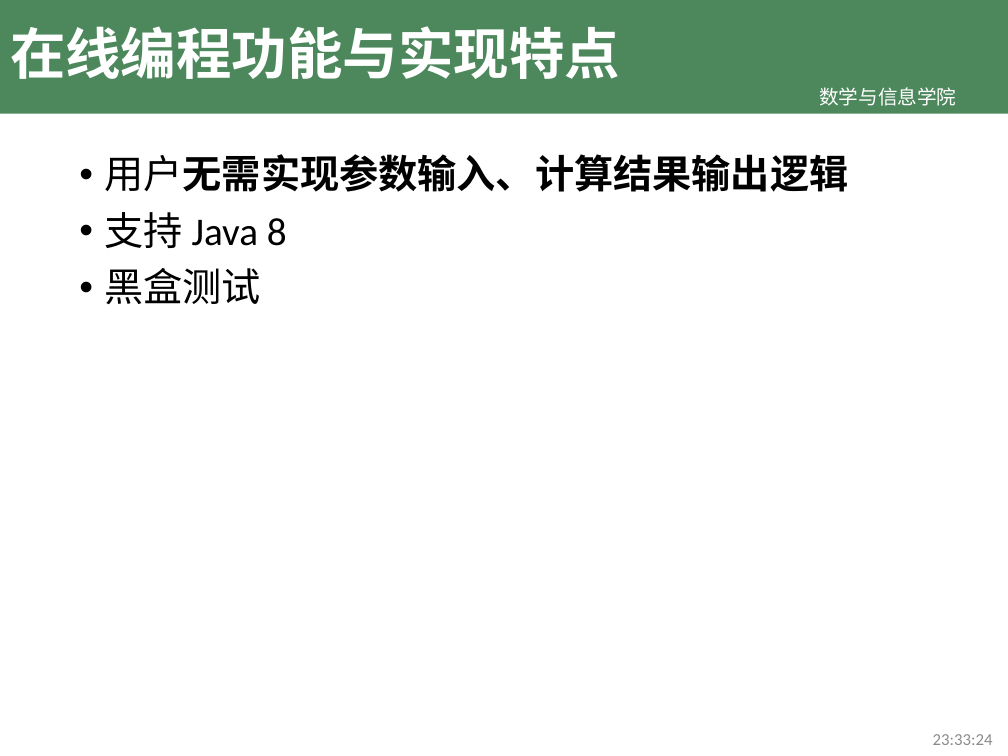
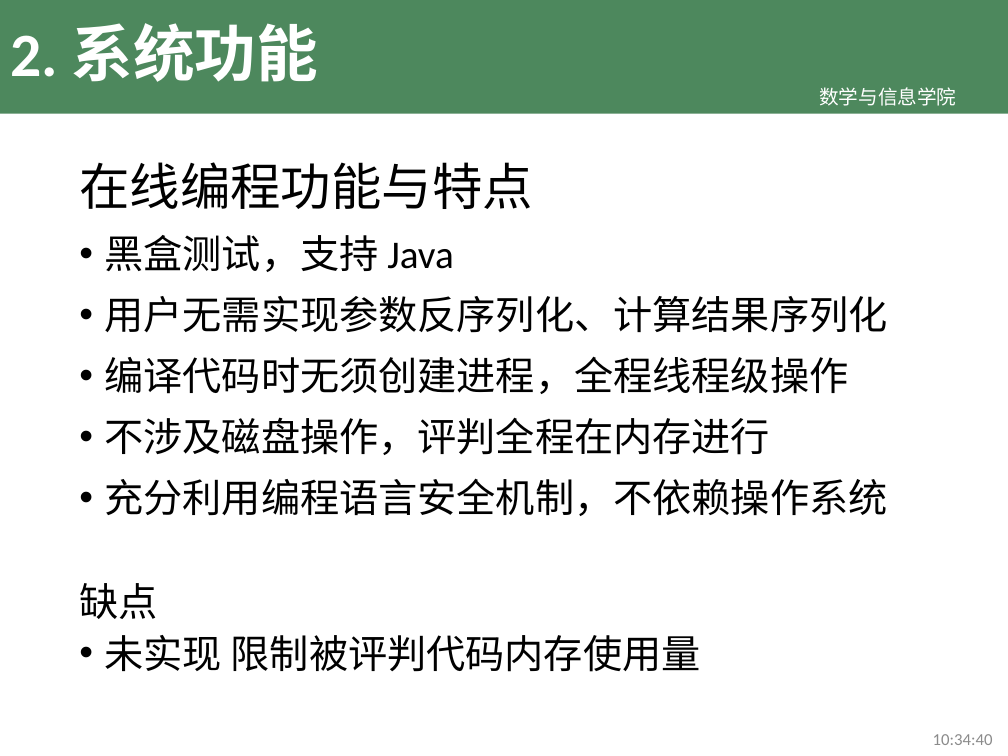
Before and after one commit to TeslaCN/graduation, a slide deck: slide 7 of 基于Scrapy框架的计算机专业学习资源网站_吴伟杰.pptx (slide 8 before the commit). Drawn at 1008x756 pixels with LibreOffice and Linux fonts; fonts in the diff are those of the drawing; background and template pictures are left out. Boxes give left, top, right and bottom in pixels: in the first picture for what was removed or moved away, otherwise in the second. Text is boxed around its words. In the diff, an @@ line names an element or a change of style, - is before the commit and + after.

Commit message:
完善目录; 编写系统功能

```diff
--- a/基于Scrapy框架的计算机专业学习资源网站_吴伟杰.pptx
+++ b/基于Scrapy框架的计算机专业学习资源网站_吴伟杰.pptx
@@ title at <box>10,23,318,82</box>: text changed; size 39.6 to 44 pt @@
-在线编程功能与实现特点
+2. 系统功能
@@ text at <box>79,162,888,672</box>: text changed; bold off @@
-• 用户无需实现参数输入、计算结果输出逻辑
-• 支持 Java 8
-• 黑盒测试
+在线编程功能与特点
+• 黑盒测试，支持 Java
+• 用户无需实现参数反序列化、计算结果序列化
+• 编译代码时无须创建进程，全程线程级操作
+• 不涉及磁盘操作，评判全程在内存进行
+• 充分利用编程语言安全机制，不依赖操作系统
+缺点
+• 未实现 限制被评判代码内存使用量
@@ text at <box>933,734,993,745</box>: text changed @@
-23:33:24
+10:34:40
```
Also in this commit, not shown: 5 other slides changed, 3 slides added, 4 slides removed.
